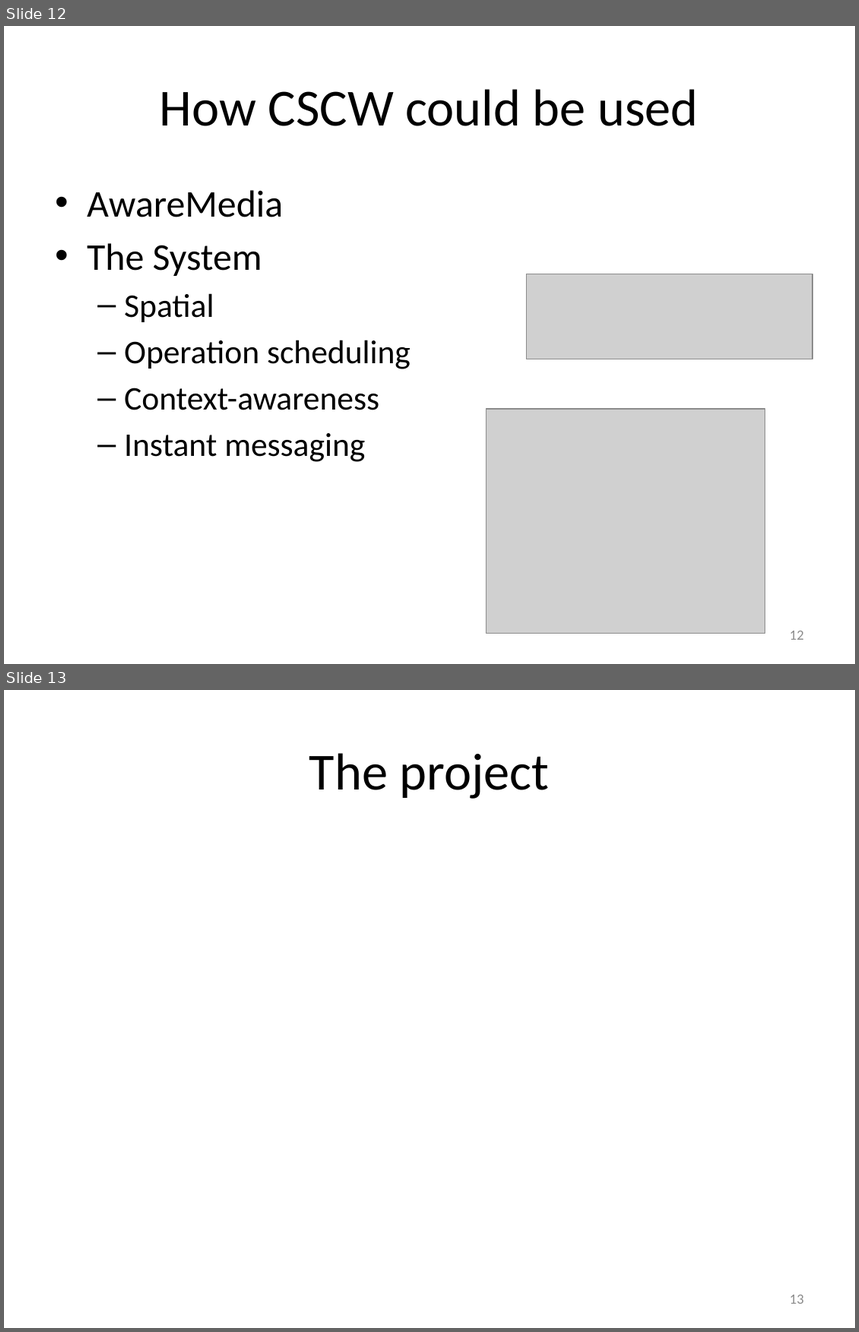
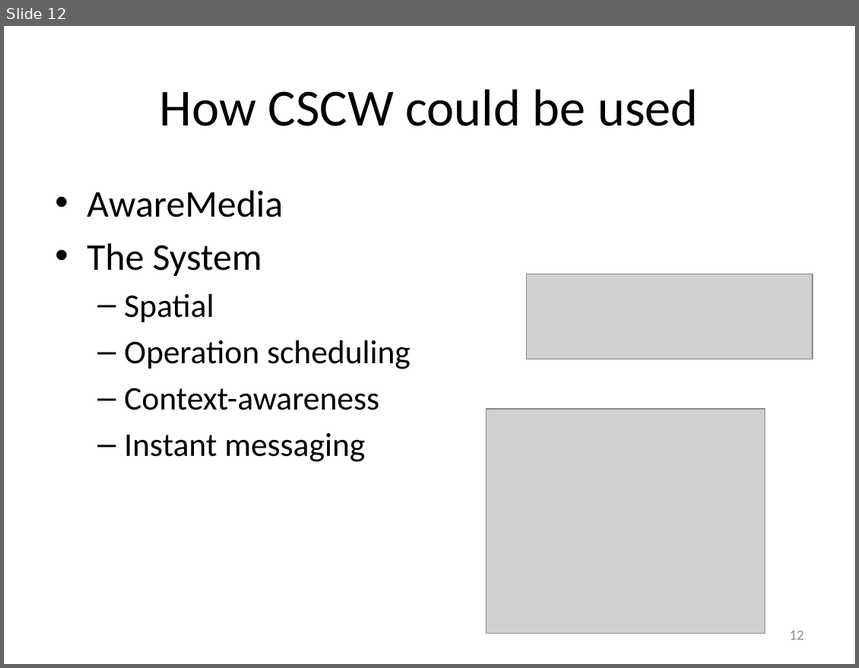
Before and after one commit to isurup/kalle-martin-group, a slide deck: SSE3/MartinPresentation/SSE3_4.pptx. Shown one above the other, each under a label of ours: slides 12 and 13 before the commit, slide 12 after it. The pictures are 859x1332 and 859x668 pixels, drawn with LibreOffice and Linux fonts; fonts in the diff are those of the drawing; grey boxes stand for pictures. Boxes give left, top, right and bottom in pixels: in the first picture for what was removed or moved away, otherwise in the second. Text is boxed around its words. In the diff, an @@ line names an element or a change of style, - is before the commit and + after.

```diff
--- a/SSE3/MartinPresentation/SSE3_4.pptx
+++ b/SSE3/MartinPresentation/SSE3_4.pptx
@@ slide 13 removed at bbox=[4, 690, 855, 1328], background #FFFFFF @@
@@ title removed at bbox=[310, 753, 550, 799] @@
-The project
@@ page number removed at bbox=[790, 1295, 804, 1304] @@
-13
```
Also in this commit, not shown: 4 slides added, 2 other files.
